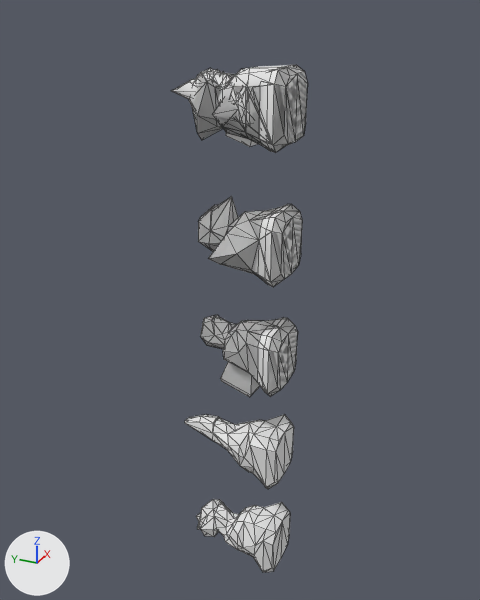
The FBX model FTJ Project/Assets/Art/PlayerTokenModels/cleric.FBX, before and after one commit.
The view is the same before and after, from a 50 mm camera at (-43.5, -17.1, 5.0) aimed at (0.7, 2.8, -17.1). Arrows for +X, +Y and +Z are at lower left; the lights stay in place. Mesh edges are drawn as thin lines. Where no turn or scale is listed for an object, it has been applied to the vertices. Vertices at the same position are counted once.
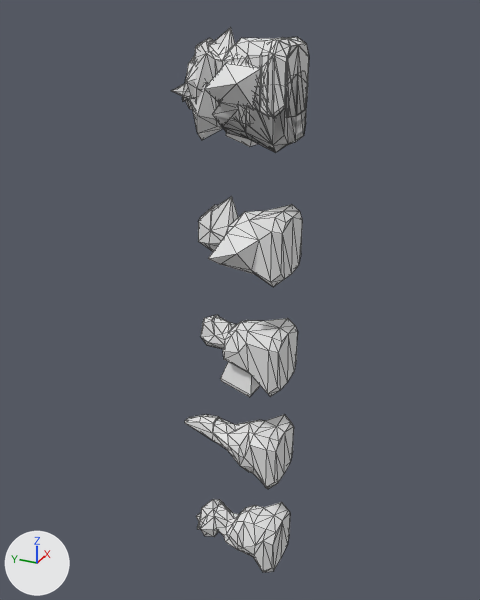
Where the newer file only moved an object's origin or applied its transform, the numbers keep the older frame.

The change, as a list of edits to the scene's bpy script:
```text
Change me_object01:
    where me_object01.from_pydata(...)  # 116 vertices, 188 faces; spans x -3.01..1.85, y -1.84..6.08, z -4.37..0.82
    used by ob_object01; location = (0.0, 0.0, 0.0)
    me_object01 part 3: the whole mesh is moved by (0.0, 0.0, 1.74)
Change me_object03:
    where me_object03.from_pydata(...)  # 128 vertices, 200 faces; spans x -2.94..1.78, y -1.84..5.68, z -23.98..-18.06
    used by ob_object03; location = (0.0, 0.0, 0.0)
    me_object03 part 1: the whole mesh is moved by (0.0, 0.0, 20.68)
Change me_object02:
    where me_object02.from_pydata(...)  # 116 vertices, 188 faces; spans x -4.65..3.63, y -1.84..5.68, z -14.07..-8.27
    used by ob_object02; location = (0.0, 0.0, 0.0)
    me_object02 part 2: the whole mesh is moved by (0.0, 0.0, 11.42)
Change me_object05:
    where me_object05.from_pydata(...)  # 161 vertices, 239 faces; spans x -3.06..1.78, y -1.84..7.22, z -41.81..-36.69
    used by ob_object05; location = (0.0, 0.0, 0.0)
    me_object05 part 4: the whole mesh is moved by (0.0, 0.0, 39.25)
Change ob_object05:
    remove ob_object05.hide_viewport = True
```

Pixel boxes [x1, y1, x2, y2] of what changed, in the pictures (480 x 600 px):
'Object01', mesh moved: before [192, 67, 308, 153]; after [193, 37, 308, 118]
'Object02', mesh moved: before [249, 204, 292, 287]; after [205, 28, 309, 115]
'Object05', shown: after [182, 37, 309, 118]
'Object03', mesh moved: before [246, 317, 287, 394]; after [194, 37, 308, 118]
